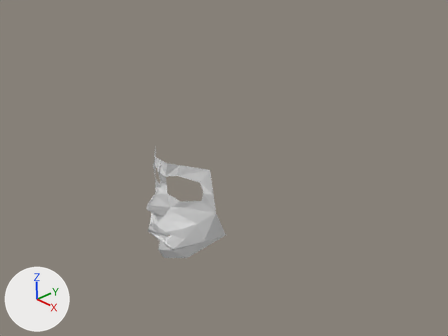
What one commit did to the Blender file justin.blend.
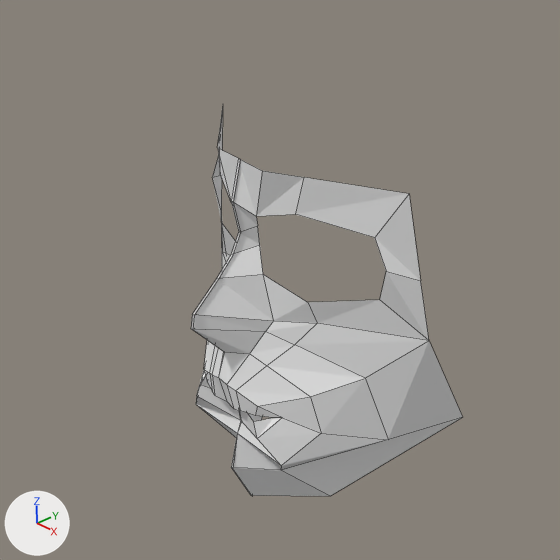
Old and new are each drawn from the file's camera 'Camera' and again close up on the part from 20% to 57% of the width and 34% to 82% of the height. Lighting does not change. The marker at lower left points along +X, +Y and +Z. The close-ups show mesh edges as thin lines.

The older version as bpy lines, for what is in view:
```python
me_plane = bpy.data.meshes.new('Plane')
me_plane.from_pydata(...)  # 53 vertices, 35 faces; spans x -0.01..1.18, y -1.72..0.97, z -1.03..0.5
# before: 16 (0.36, -0.94, 0.3) at pixel (257, 438), 17 (-0.01, -1.03, 0.18) at pixel (240, 420), 24 (0.0, -0.83, 0.2), 29 (0.52, -1.13, 0.22) at pixel (281, 465), 30 (0.0, -1.12, 0.22) at pixel (237, 433)
# before: 35 (0.27, -1.39, 0.06) at pixel (280, 470)
# before: 33 (0.84, -0.5, -0.3) at pixel (365, 378)
ob_plane = bpy.data.objects.new('Plane', me_plane)
ob_plane.location = (0.0, -1.472, 0.175)
ob_plane.rotation_euler = (1.571, 0.0, 0.0)  # degrees (90, 0, 0)
_m = ob_plane.modifiers.new('Mirror', 'MIRROR')
```
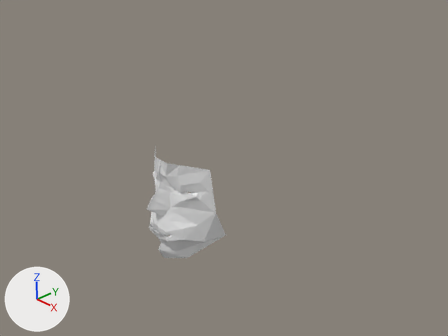
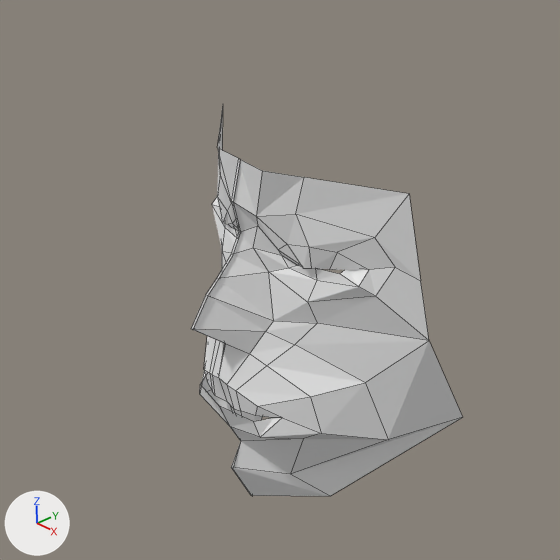
Commit message: Put eyes in the right place

Changed parts and their boxes [x1, y1, x2, y2] in the close-ups (560 x 560 px; the box of a moved part takes in the faces that stretch with it):
part 1 of me_plane, built on: [191, 109, 429, 384] in both
part 2 of me_plane, moved or reshaped: before [196, 371, 463, 496]; after [200, 371, 463, 496]
part 3 of me_plane, moved or reshaped: before [221, 223, 463, 440]; after [222, 253, 463, 440]

The edits, one by one:
me_plane is used by ob_plane; location (0.0, -1.472, 0.175); rotation (1.571, 0.0, 0.0), in degrees (90, 0, 0).
Verts and faces of me_plane; kept vertices keep their numbers, new ones are numbered from 53.
me_plane had 53 vertices, 35 faces and spanned x -0.01..1.18, y -1.72..0.97, z -1.03..0.5.
me_plane now has 71 vertices, 53 faces and spans x -0.01..1.18, y -1.72..0.97, z -1.03..0.5.
Part 1, on me_plane:
6 vertices move from x -0.01..0.98, y -0.42..0.36, z -0.4..0.48 to x -0.01..0.98, y -0.36..0.36, z -0.48..0.36.
18 vertices are added at x 0.23..0.83, y 0.19..0.46, z -0.37..-0.06.
18 new faces join them.
Part 2, on me_plane:
Vertex 16 moves to (0.36, -0.94, 0.28), pixel (260, 437).
Vertex 17 moves to (-0.01, -1.04, 0.27), pixel (230, 426).
Vertex 24 moves to (0.0, -0.83, 0.35), pixel (219, 406).
Vertex 29 moves to (0.47, -1.04, -0.01), pixel (303, 438).
Vertex 30 moves to (0.0, -1.2, 0.2), pixel (240, 441).
Vertex 35 moves to (0.27, -1.47, -0.02), pixel (290, 474).
Part 3, on me_plane:
Vertex 33 moves to (0.84, -0.53, -0.29), pixel (365, 382).
